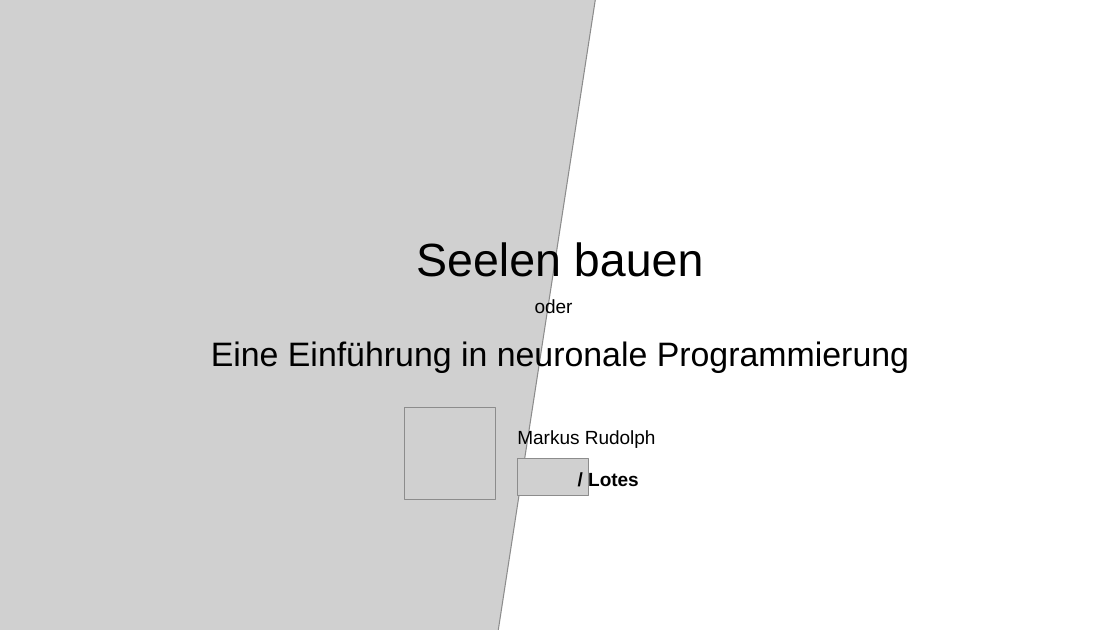
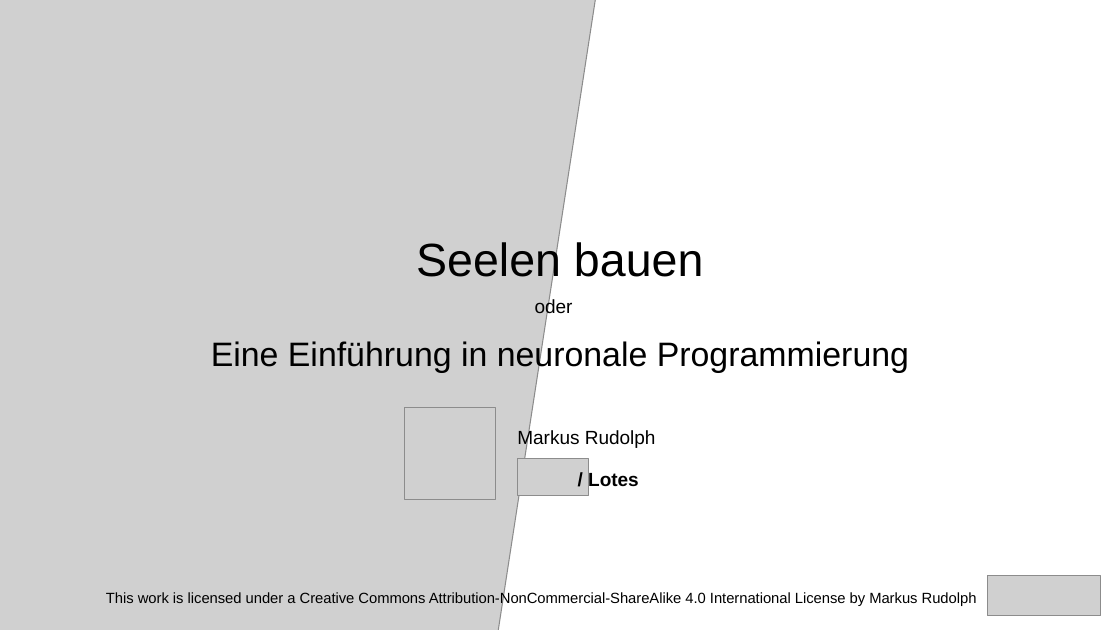
Before and after one commit to Lotes/psi-theorie, a slide deck: slide 1 of presentation.odp. Drawn at 1120x630 pixels with LibreOffice and Linux fonts; fonts in the diff are those of the drawing; grey boxes stand for pictures. Boxes give left, top, right and bottom in pixels: in the first picture for what was removed or moved away, otherwise in the second. Text is boxed around its words. In the diff, an @@ line names an element or a change of style, - is before the commit and + after.

Commit message:
added license and first programs

```diff
--- a/presentation.odp
+++ b/presentation.odp
@@ text added at (106,591,977,607), 10.5 pt, text #000000 @@
+This work is licensed under a Creative Commons Attribution-NonCommercial-ShareAlike 4.0 International License by Markus Rudolph
@@ picture added at (988,576,1102,616) @@
```
Also in this commit, not shown: 1 other slide changed, 2 slides added, 2 slides removed, 2 other files.
